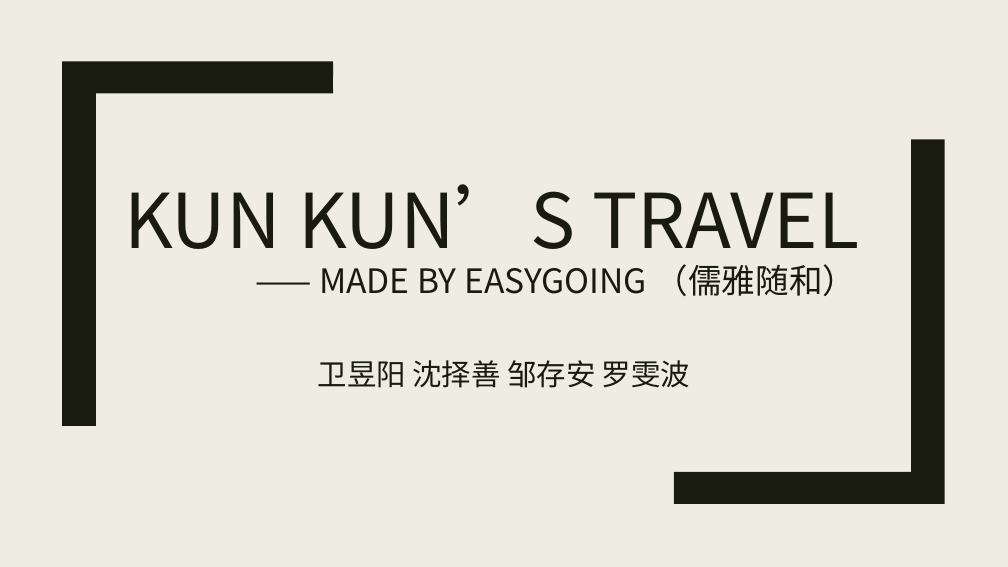
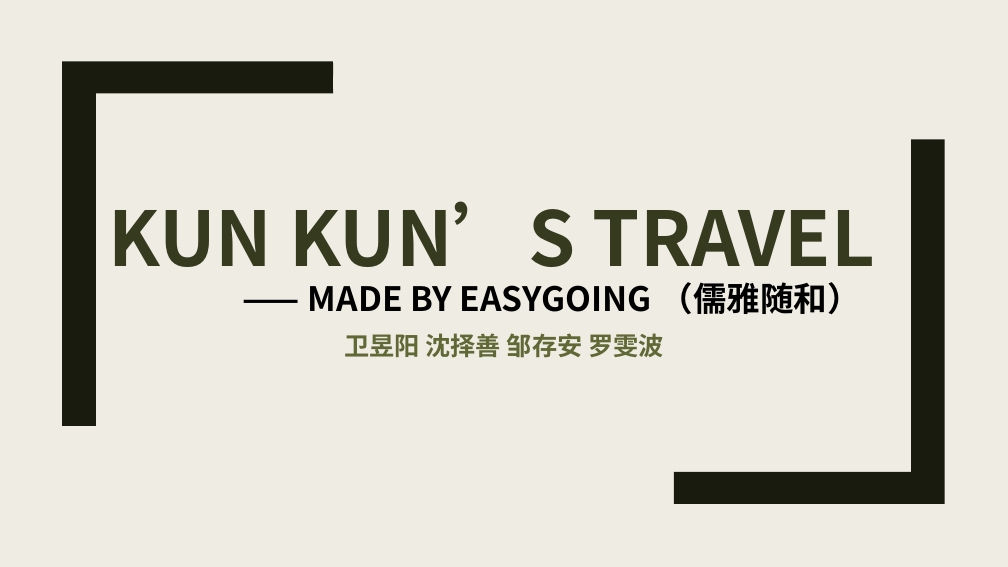
Before and after one commit to RLLDLBF/EasyGoing, a slide deck: slide 1 of Pre/游戏展示.pptx. Drawn at 1008x567 pixels with LibreOffice and Linux fonts; fonts in the diff are those of the drawing. Boxes give left, top, right and bottom in pixels: in the first picture for what was removed or moved away, otherwise in the second. Text is boxed around its words. In the diff, an @@ line names an element or a change of style, - is before the commit and + after.

```diff
--- a/Pre/游戏展示.pptx
+++ b/Pre/游戏展示.pptx
@@ title "KUN KUN’S TRAVEL —— MADE ...": place and size @@
-title "KUN KUN’S TRAVEL —— MADE ..." at [124,184,860,296]
+title "KUN KUN’S TRAVEL —— MADE ..." at [109,201,875,315]
@@ title "KUN KUN’S TRAVEL —— MADE ..." at [109,201,875,315]: text colour #191B0E to #363A1E in "KUN KUN’S TRAVEL"; text colour #191B0E to #000000, letter outline none to #8DAB8E 1 pt in "—— MADE BY EASYGOING （儒雅随和）"; bold on @@
@@ subtitle "卫昱阳 沈择善 邹存安 罗雯波": place and size @@
-subtitle "卫昱阳 沈择善 邹存安 罗雯波" at [318,360,690,388]
+subtitle "卫昱阳 沈择善 邹存安 罗雯波" at [344,333,664,358]
@@ subtitle "卫昱阳 沈择善 邹存安 罗雯波" at [344,333,664,358]: size 28 to 24 pt, text colour #191B0E to #606836, bold on @@
```
Also in this commit, not shown: 10 other slides changed.
